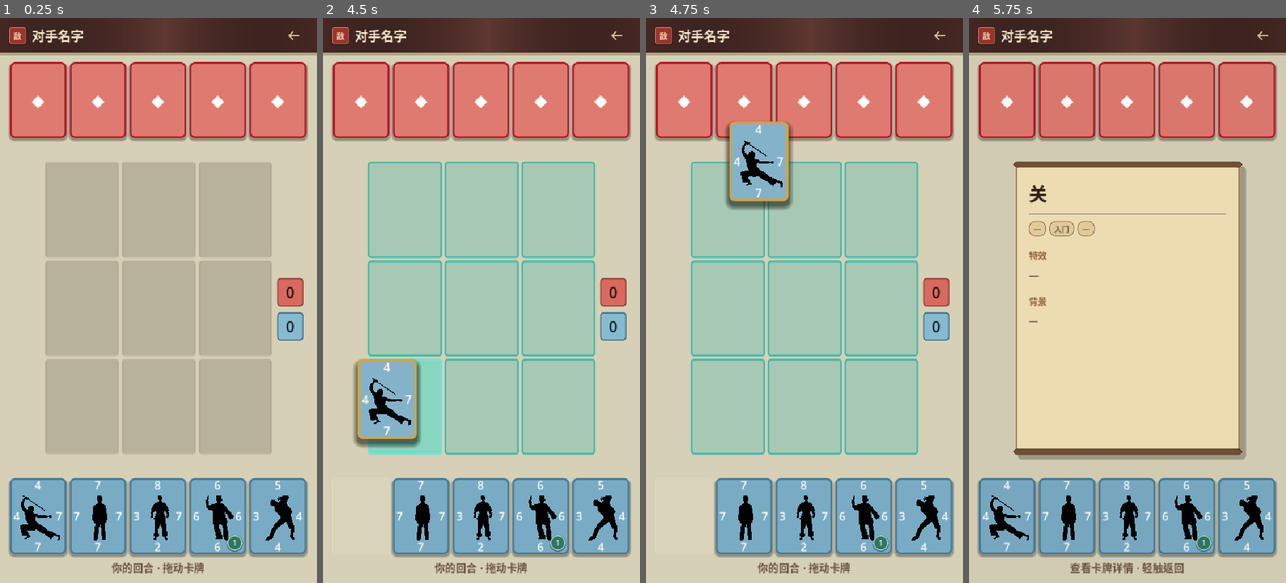
Above: before the commit, frames 1-4 (left to right).
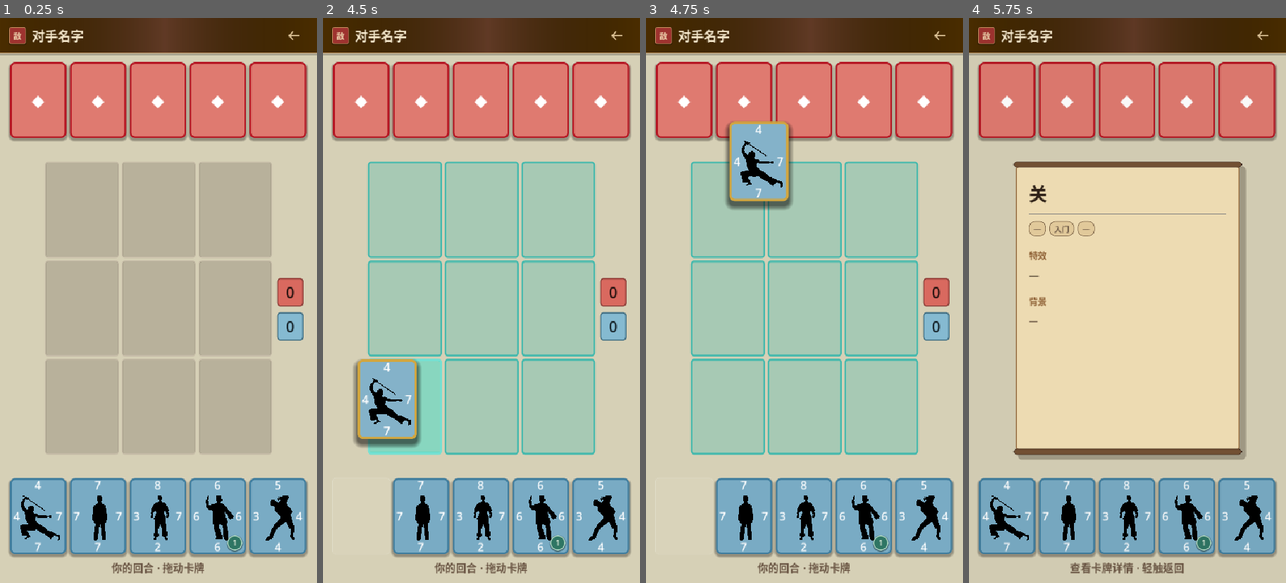
Above: after the commit, the same moments.

Repository: YLMstring/WuXiaCard
Game: Godot game, scene res://main.tscn
Same seed, same stepped clock (60 frames per second), same inputs: the game is played once before the commit and once after it.
Inputs (mouse positions are in pixels of both pictures, inside the frame that each line leads up to):
- Up to frame 1 (0.25 s): no input
- Up to frame 2 (4.5 s): tap Enter at 0.5, 2, 3.5 s; drag from (361, 102) to (513, 176) at 0.52 s; tap Space at 1.25, 2.75, 4.25 s; drag from (421, 102) to (465, 413) at 1.27 s; move the mouse to (481, 102) at 2.02 s; click (481, 102) at 2.17 s; drag from (541, 102) to (386, 215) at 2.77 s; drag from (601, 102) to (497, 300) at 3.52 s; drag from (361, 515) to (433, 159) at 4.27 s
- Up to frame 3 (4.75 s): no input
- Up to frame 4 (5.75 s): move the mouse to (1067, 515) at 5.02 s; click (1067, 515) at 5.17 s

The runs differ from the first frame. In frame 1, 2.6% of the frame differs, in the area x 0-100%, y 0-7%; in frame 2, 2.6%; in frame 3, 2.6%; in frame 4, 2.4%.

Commit message:
Update duel_controller.gd

Diff:
--- a/scenes/duel.tscn
+++ b/scenes/duel.tscn
@@ -113,7 +113,6 @@
 [node name="ExitButton" type="Button" parent="DuelCanvas/TopBar" unique_id=1498069092]
 custom_minimum_size = Vector2(44, 44)
 layout_mode = 2
-tooltip_text = "返回"
 icon = ExtResource("5_back_arrow")
 flat = true
 icon_alignment = 1
--- a/scripts/duel_backdrop.gd
+++ b/scripts/duel_backdrop.gd
@@ -6,7 +6,7 @@
 
 const PARCHMENT_COLOR: Color = Color("d6d0b6")
 const PARCHMENT_SAGE: Color = Color("9da596")
-const LACQUER_COLOR: Color = Color("452824")
+const LACQUER_COLOR: Color = Color("4a2d00")
 const ANTIQUE_GOLD: Color = Color("bd9765")
 const RIDGE_BACK_COLOR: Color = Color(0.325, 0.365, 0.341, 0.22)
 const RIDGE_FRONT_COLOR: Color = Color(0.212, 0.278, 0.247, 0.15)
